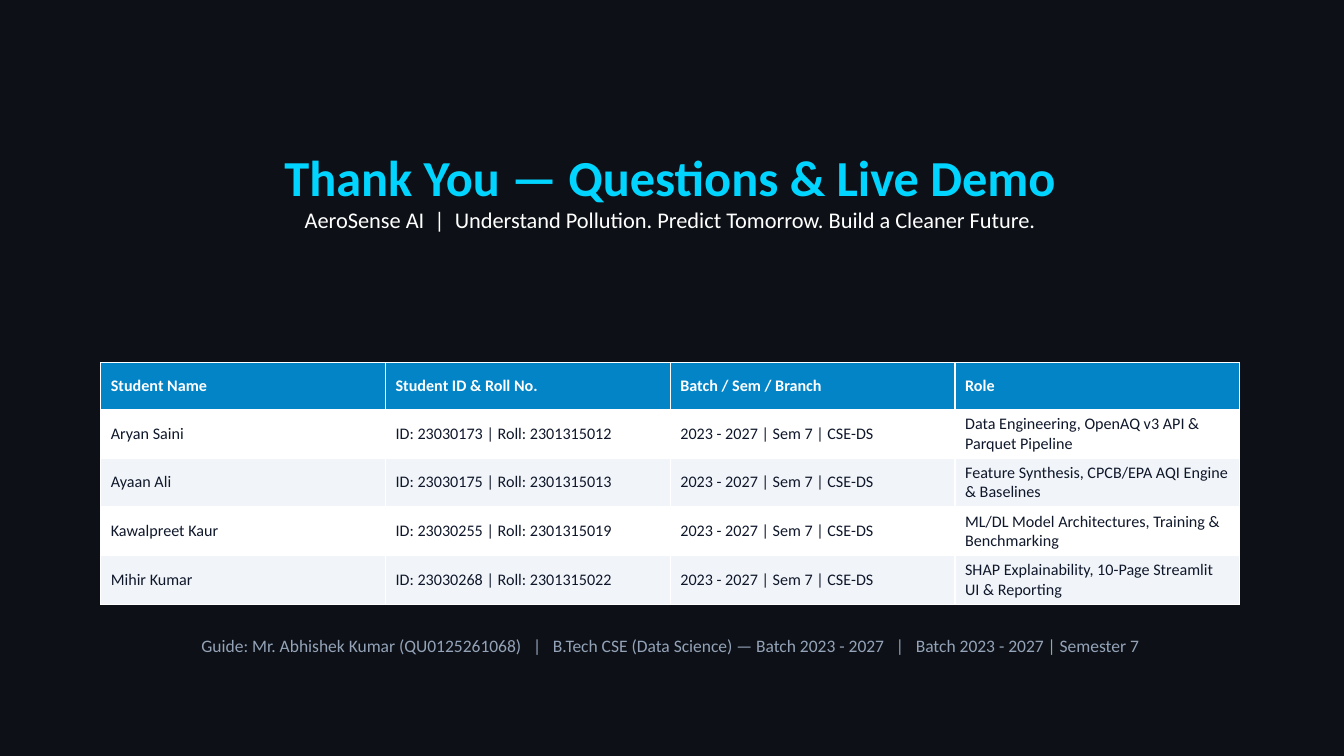
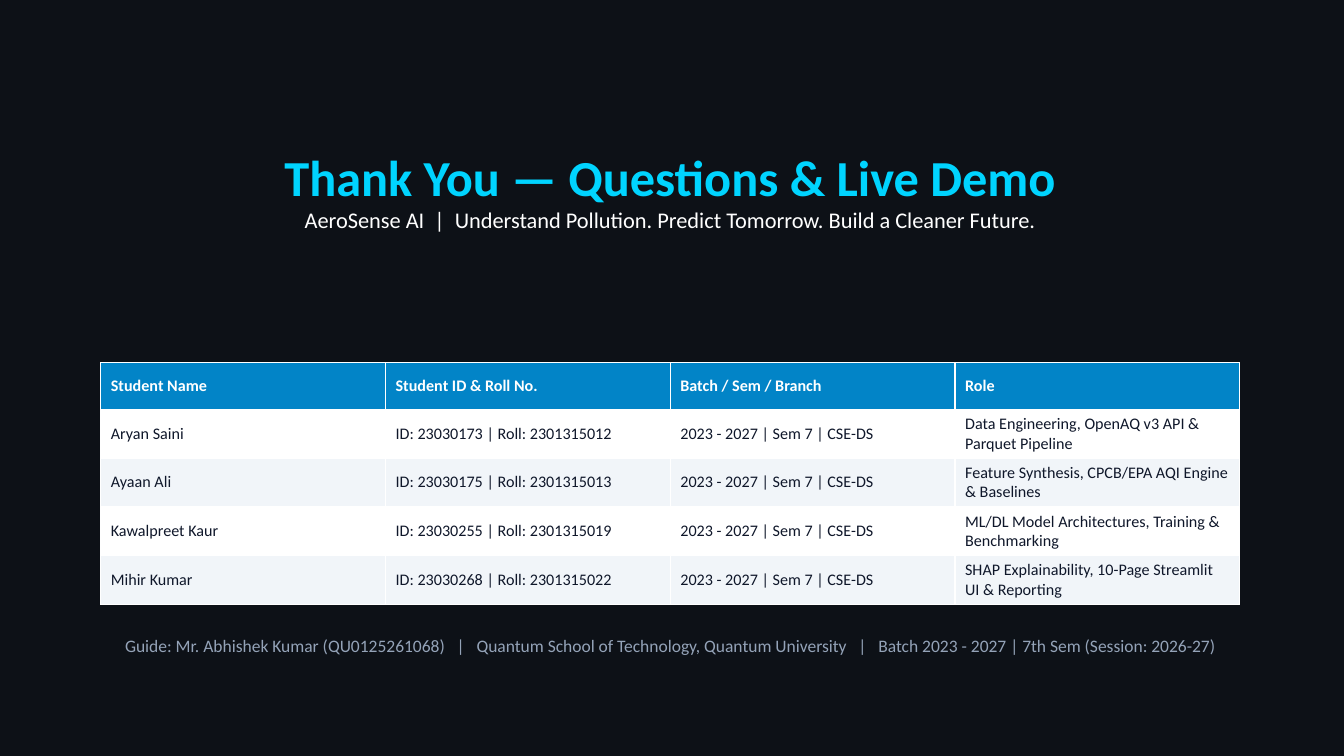
Before and after one commit to Mihir-1069/AeroSense, a slide deck: slide 16 of reports/AeroSense_Presentation.pptx. Drawn at 1344x756 pixels with LibreOffice and Linux fonts; fonts in the diff are those of the drawing. Boxes give left, top, right and bottom in pixels: in the first picture for what was removed or moved away, otherwise in the second. Text is boxed around its words. In the diff, an @@ line names an element or a change of style, - is before the commit and + after.

```diff
--- a/reports/AeroSense_Presentation.pptx
+++ b/reports/AeroSense_Presentation.pptx
@@ text at box(125, 639, 1215, 655): text changed @@
-Guide: Mr. Abhishek Kumar (QU0125261068) | B.Tech CSE (Data Science) — Batch 2023 - 2027 | Batch 2023 - 2027 | Semester 7
+Guide: Mr. Abhishek Kumar (QU0125261068) | Quantum School of Technology, Quantum University | Batch 2023 - 2027 | 7th Sem (Session: 2026-27)
```
Also in this commit, not shown: 1 other slide changed, 57 other files.
